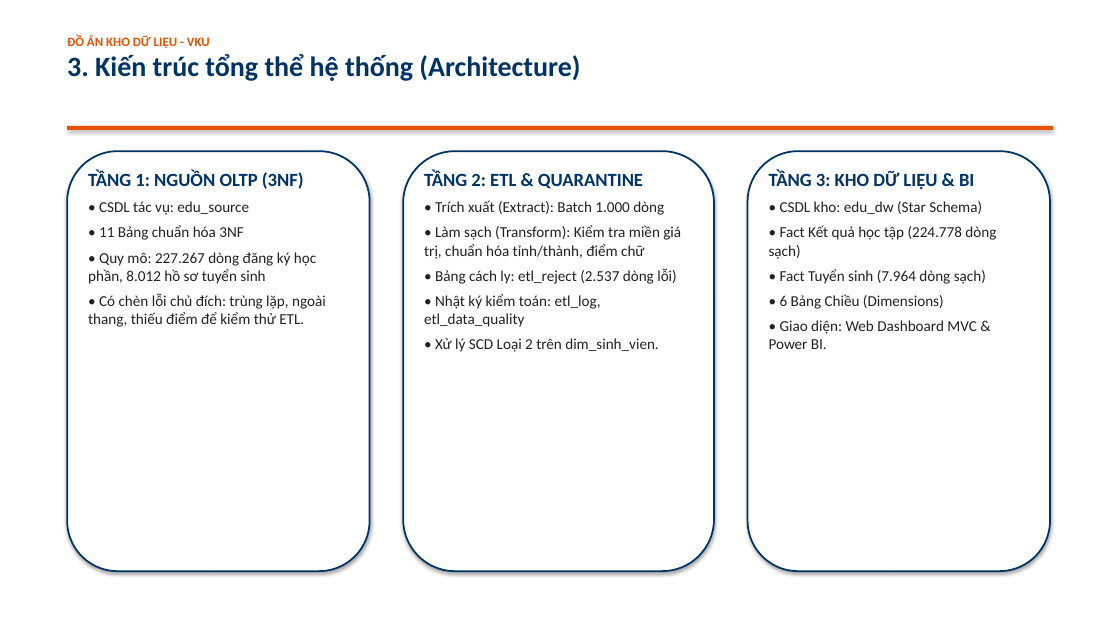
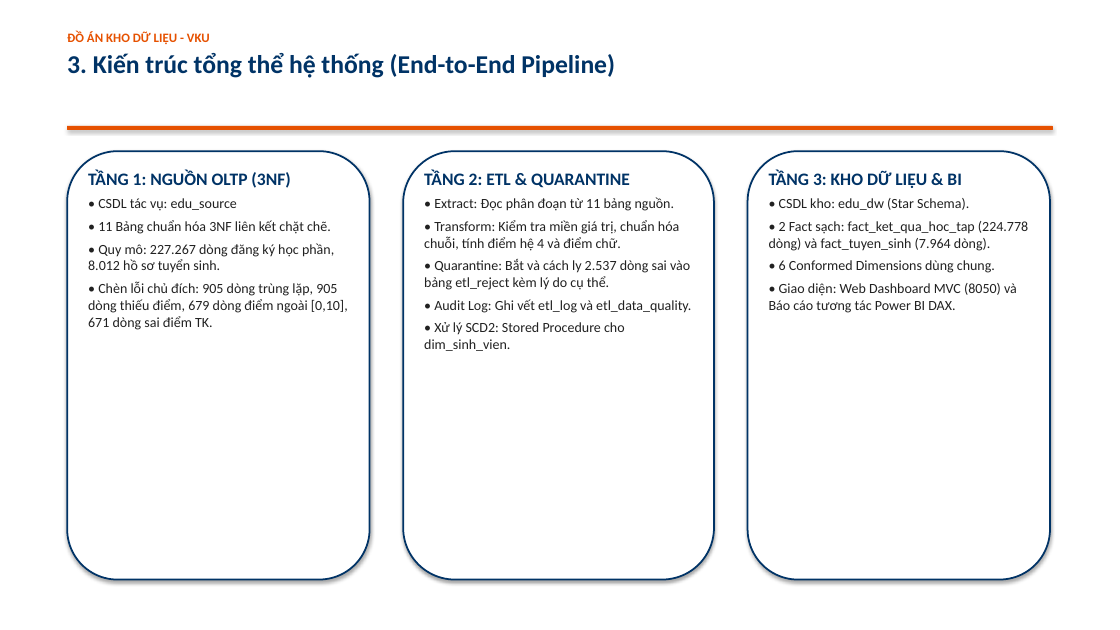
Before and after one commit to Hoang-tap-lap-trinh/Kho_du_lieu, a slide deck: slide 4 of docs/Slide_Thuyet_Trinh_Kho_du_lieu.pptx. Drawn at 1120x630 pixels with LibreOffice and Linux fonts; fonts in the diff are those of the drawing. Boxes give left, top, right and bottom in pixels: in the first picture for what was removed or moved away, otherwise in the second. Text is boxed around its words. In the diff, an @@ line names an element or a change of style, - is before the commit and + after.

```diff
--- a/docs/Slide_Thuyet_Trinh_Kho_du_lieu.pptx
+++ b/docs/Slide_Thuyet_Trinh_Kho_du_lieu.pptx
@@ text at (x1=67, y1=53, x2=615, y2=78): text changed; size 24 to 22 pt @@
-3. Kiến trúc tổng thể hệ thống (Architecture)
+3. Kiến trúc tổng thể hệ thống (End-to-End Pipeline)
@@ rounded rectangle resized from (x1=67, y1=151, x2=370, y2=571) to (x1=67, y1=151, x2=370, y2=580) @@
@@ text at (x1=88, y1=171, x2=290, y2=211): size 16 to 15 pt in "TẦNG 1: NGUỒN OLTP (3NF)"; size 13 to 12 pt in "• CSDL tác vụ: edu_source"; less space between paragraphs @@
@@ rounded rectangle resized from (x1=403, y1=151, x2=714, y2=571) to (x1=403, y1=151, x2=714, y2=580) @@
@@ text at (x1=424, y1=171, x2=630, y2=188): size 16 to 15 pt in "TẦNG 2: ETL & QUARANTINE" @@
@@ rounded rectangle resized from (x1=748, y1=151, x2=1050, y2=571) to (x1=748, y1=151, x2=1050, y2=580) @@
@@ text at (x1=769, y1=171, x2=961, y2=188): size 16 to 15 pt in "TẦNG 3: KHO DỮ LIỆU & BI" @@
@@ text at (x1=424, y1=197, x2=691, y2=351): text changed; size 13 to 12 pt @@
-• Trích xuất (Extract): Batch 1.000 dòng
-• Làm sạch (Transform): Kiểm tra miền giá trị, chuẩn hóa tỉnh/thành, điểm chữ
-• Bảng cách ly: etl_reject (2.537 dòng lỗi)
-• Nhật ký kiểm toán: etl_log, etl_data_quality
-• Xử lý SCD Loại 2 trên dim_sinh_vien.
+• Extract: Đọc phân đoạn từ 11 bảng nguồn.
+• Transform: Kiểm tra miền giá trị, chuẩn hóa chuỗi, tính điểm hệ 4 và điểm chữ.
+• Quarantine: Bắt và cách ly 2.537 dòng sai vào bảng etl_reject kèm lý do cụ thể.
+• Audit Log: Ghi vết etl_log và etl_data_quality.
+• Xử lý SCD2: Stored Procedure cho dim_sinh_vien.
@@ text at (x1=769, y1=198, x2=1028, y2=313): text changed; size 13 to 12 pt @@
-• CSDL kho: edu_dw (Star Schema)
-• Fact Kết quả học tập (224.778 dòng sạch)
-• Fact Tuyển sinh (7.964 dòng sạch)
-• 6 Bảng Chiều (Dimensions)
-• Giao diện: Web Dashboard MVC & Power BI.
+• CSDL kho: edu_dw (Star Schema).
+• 2 Fact sạch: fact_ket_qua_hoc_tap (224.778 dòng) và fact_tuyen_sinh (7.964 dòng).
+• 6 Conformed Dimensions dùng chung.
+• Giao diện: Web Dashboard MVC (8050) và Báo cáo tương tác Power BI DAX.
@@ text at (x1=88, y1=220, x2=348, y2=330): text changed; size 13 to 12 pt @@
-• 11 Bảng chuẩn hóa 3NF
-• Quy mô: 227.267 dòng đăng ký học phần, 8.012 hồ sơ tuyển sinh
-• Có chèn lỗi chủ đích: trùng lặp, ngoài thang, thiếu điểm để kiểm thử ETL.
+• 11 Bảng chuẩn hóa 3NF liên kết chặt chẽ.
+• Quy mô: 227.267 dòng đăng ký học phần, 8.012 hồ sơ tuyển sinh.
+• Chèn lỗi chủ đích: 905 dòng trùng lặp, 905 dòng thiếu điểm, 679 dòng điểm ngoài [0,10], 671 dòng sai điểm TK.
```
Also in this commit, not shown: 12 other slides changed, 9 other files.
